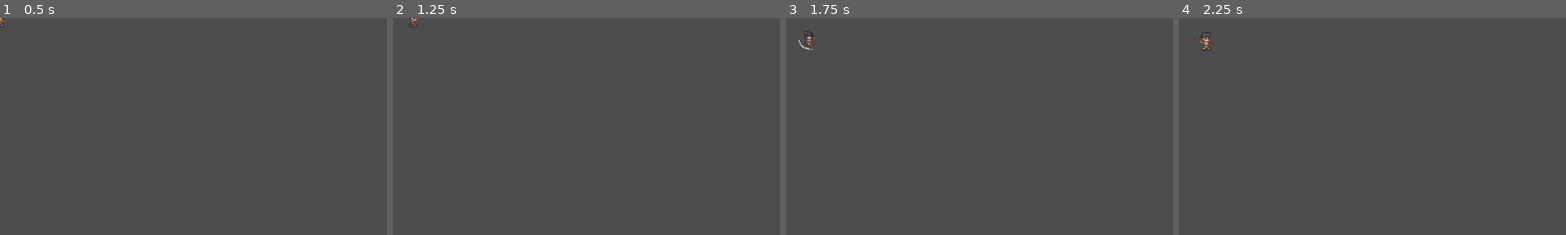
Above: before the commit, frames 1-4 (left to right).
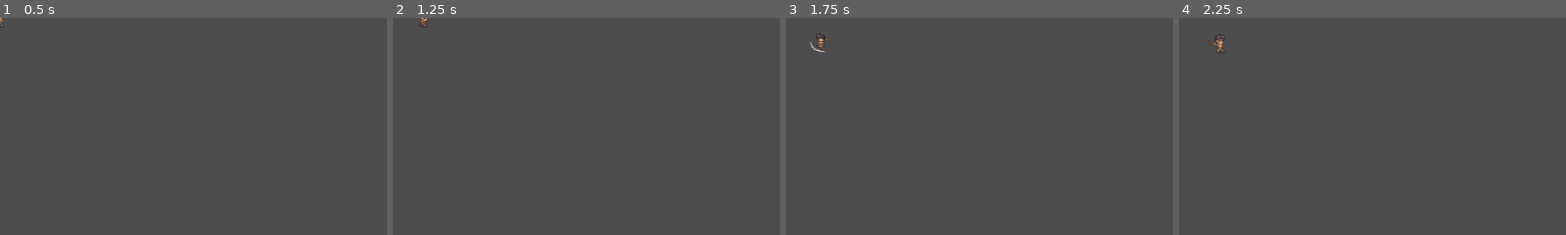
Above: after the commit, the same moments.

Repository: ethanloinguyen/Blade-of-Oneiros
Game: Godot game, scene res://world.tscn
Two runs of this game, one before a commit and one after it. Both use one fixed random seed, a clock stepped at 60 frames per second and the inputs below.
Inputs (mouse positions are % of the whole screen's width and height, from its top left):
- Up to frame 1 (0.5 s): no input
- Up to frame 2 (1.25 s): tap Enter at 0.5 s; move the mouse to (72, 45) at 0.52 s; hold D (ui_right) from 0.53 s (still down); hold Shift (run) from 0.53 s (still down); click (72, 45) at 0.6 s
- Up to frame 3 (1.75 s): tap Space at 1.25 s; move the mouse to (30, 55) at 1.27 s; release D (ui_right) at 1.28 s; release Shift (run) at 1.28 s; hold S (ui_down) from 1.28 s (still down); tap Shift (run) at 1.35 s; click (30, 55) at 1.55 s
- Up to frame 4 (2.25 s): tap Enter at 2 s; move the mouse to (60, 28) at 2.02 s; release S (ui_down) at 2.03 s; hold D (ui_right) from 2.03 s (still down); hold Shift (run) from 2.03 s (still down); click (60, 28) at 2.1 s
The pictures show only the part of the screen within x 0-50%, y 0-50%; the shares and areas given below are measured in that part.

Frame 1 is identical in both runs. In frame 2, 0.1% of the frame differs, in the area x 4-9%, y 0-4%; in frame 3, 0.3%, in the area x 3-11%, y 5-16%; in frame 4, 0.2%.

Commit message:
Fix running velocity and add death/hurt animation to sprite

Diff:
--- a/Blade-of-Oneiros/scenes/swordsman.tscn
+++ b/Blade-of-Oneiros/scenes/swordsman.tscn
@@ -1,8 +1,10 @@
-[gd_scene load_steps=142 format=3 uid="uid://b4d7n8ekaqidh"]
+[gd_scene load_steps=192 format=3 uid="uid://b4d7n8ekaqidh"]
 
 [ext_resource type="Script" uid="uid://luse2aynsuip" path="res://scripts/player.gd" id="1_yb8h7"]
 [ext_resource type="Texture2D" uid="uid://3i8c5g7kbkfv" path="res://assets/Swordsman/With_shadow/Swordsman_lvl1_attack_with_shadow.png" id="2_ijtsf"]
+[ext_resource type="Texture2D" uid="uid://byni5gt8gfgy4" path="res://assets/Swordsman/With_shadow/Swordsman_lvl1_Hurt_with_shadow.png" id="3_jtonm"]
 [ext_resource type="Texture2D" uid="uid://bc5kw3v40vtpi" path="res://assets/Swordsman/With_shadow/Swordsman_lvl1_Idle_with_shadow.png" id="3_soak2"]
+[ext_resource type="Texture2D" uid="uid://xkt2xsretiat" path="res://assets/Swordsman/With_shadow/Swordsman_lvl1_Death_with_shadow.png" id="3_xauwr"]
 [ext_resource type="Texture2D" uid="uid://dk7y3f6favlp6" path="res://assets/Swordsman/With_shadow/Swordsman_lvl1_Walk_with_shadow.png" id="4_1ysh6"]
 [ext_resource type="Texture2D" uid="uid://coyhkobrcgmg" path="res://assets/Swordsman/With_shadow/Swordsman_lvl1_Run_with_shadow.png" id="4_s1psh"]
 
@@ -142,6 +144,198 @@
 [sub_resource type="AtlasTexture" id="AtlasTexture_facbu"]
 atlas = ExtResource("2_ijtsf")
 region = Rect2(448, 192, 64, 64)
+
+[sub_resource type="AtlasTexture" id="AtlasTexture_ec77p"]
+atlas = ExtResource("3_xauwr")
+region = Rect2(0, 0, 64, 64)
+
+[sub_resource type="AtlasTexture" id="AtlasTexture_hxh2h"]
+atlas = ExtResource("3_xauwr")
+region = Rect2(64, 0, 64, 64)
+
+[sub_resource type="AtlasTexture" id="AtlasTexture_g14o3"]
+atlas = ExtResource("3_xauwr")
+region = Rect2(128, 0, 64, 64)
+
+[sub_resource type="AtlasTexture" id="AtlasTexture_s1n28"]
+atlas = ExtResource("3_xauwr")
+region = Rect2(192, 0, 64, 64)
+
+[sub_resource type="AtlasTexture" id="AtlasTexture_thiso"]
+atlas = ExtResource("3_xauwr")
+region = Rect2(256, 0, 64, 64)
+
+[sub_resource type="AtlasTexture" id="AtlasTexture_nkoiy"]
+atlas = ExtResource("3_xauwr")
+region = Rect2(320, 0, 64, 64)
+
+[sub_resource type="AtlasTexture" id="AtlasTexture_uloju"]
+atlas = ExtResource("3_xauwr")
+region = Rect2(384, 0, 64, 64)
+
+[sub_resource type="AtlasTexture" id="AtlasTexture_3w18f"]
+atlas = ExtResource("3_xauwr")
+region = Rect2(0, 64, 64, 64)
+
+[sub_resource type="AtlasTexture" id="AtlasTexture_c5k8w"]
+atlas = ExtResource("3_xauwr")
+region = Rect2(64, 64, 64, 64)
+
+[sub_resource type="AtlasTexture" id="AtlasTexture_2ehxk"]
+atlas = ExtResource("3_xauwr")
+region = Rect2(128, 64, 64, 64)
+
+[sub_resource type="AtlasTexture" id="AtlasTexture_51vcl"]
+atlas = ExtResource("3_xauwr")
+region = Rect2(192, 64, 64, 64)
+
+[sub_resource type="AtlasTexture" id="AtlasTexture_li4hg"]
+atlas = ExtResource("3_xauwr")
+region = Rect2(256, 64, 64, 64)
+
+[sub_resource type="AtlasTexture" id="AtlasTexture_hodvn"]
+atlas = ExtResource("3_xauwr")
+region = Rect2(320, 64, 64, 64)
+
+[sub_resource type="AtlasTexture" id="AtlasTexture_vj8p6"]
+atlas = ExtResource("3_xauwr")
+region = Rect2(384, 64, 64, 64)
+
+[sub_resource type="AtlasTexture" id="AtlasTexture_1r58x"]
+atlas = ExtResource("3_xauwr")
+region = Rect2(0, 128, 64, 64)
+
+[sub_resource type="AtlasTexture" id="AtlasTexture_mksfb"]
+atlas = ExtResource("3_xauwr")
+region = Rect2(64, 128, 64, 64)
+
+[sub_resource type="AtlasTexture" id="AtlasTexture_i568d"]
+atlas = ExtResource("3_xauwr")
+region = Rect2(128, 128, 64, 64)
+
+[sub_resource type="AtlasTexture" id="AtlasTexture_4edxn"]
+atlas = ExtResource("3_xauwr")
+region = Rect2(192, 128, 64, 64)
+
+[sub_resource type="AtlasTexture" id="AtlasTexture_m4ri4"]
+atlas = ExtResource("3_xauwr")
+region = Rect2(256, 128, 64, 64)
+
+[sub_resource type="AtlasTexture" id="AtlasTexture_3n5j8"]
+atlas = ExtResource("3_xauwr")
+region = Rect2(320, 128, 64, 64)
+
+[sub_resource type="AtlasTexture" id="AtlasTexture_41ig1"]
+atlas = ExtResource("3_xauwr")
+region = Rect2(384, 128, 64, 64)
+
+[sub_resource type="AtlasTexture" id="AtlasTexture_qq36u"]
+atlas = ExtResource("3_xauwr")
+region = Rect2(0, 192, 64, 64)
+
+[sub_resource type="AtlasTexture" id="AtlasTexture_q7ukp"]
+atlas = ExtResource("3_xauwr")
+region = Rect2(64, 192, 64, 64)
+
+[sub_resource type="AtlasTexture" id="AtlasTexture_wcpye"]
+atlas = ExtResource("3_xauwr")
+region = Rect2(128, 192, 64, 64)
+
+[sub_resource type="AtlasTexture" id="AtlasTexture_3d4wr"]
+atlas = ExtResource("3_xauwr")
+region = Rect2(192, 192, 64, 64)
+
+[sub_resource type="AtlasTexture" id="AtlasTexture_v4fri"]
+atlas = ExtResource("3_xauwr")
+region = Rect2(256, 192, 64, 64)
+
+[sub_resource type="AtlasTexture" id="AtlasTexture_fwb8c"]
+atlas = ExtResource("3_xauwr")
+region = Rect2(320, 192, 64, 64)
+
+[sub_resource type="AtlasTexture" id="AtlasTexture_qrnx1"]
+atlas = ExtResource("3_xauwr")
+region = Rect2(384, 192, 64, 64)
+
+[sub_resource type="AtlasTexture" id="AtlasTexture_4rvpn"]
+atlas = ExtResource("3_jtonm")
+region = Rect2(0, 0, 64, 64)
+
+[sub_resource type="AtlasTexture" id="AtlasTexture_mktrd"]
+atlas = ExtResource("3_jtonm")
+region = Rect2(64, 0, 64, 64)
+
+[sub_resource type="AtlasTexture" id="AtlasTexture_n8ud3"]
+atlas = ExtResource("3_jtonm")
+region = Rect2(128, 0, 64, 64)
+
+[sub_resource type="AtlasTexture" id="AtlasTexture_um5ev"]
+atlas = ExtResource("3_jtonm")
+region = Rect2(192, 0, 64, 64)
+
+[sub_resource type="AtlasTexture" id="AtlasTexture_5jjdc"]
+atlas = ExtResource("3_jtonm")
+region = Rect2(256, 0, 64, 64)
+
+[sub_resource type="AtlasTexture" id="AtlasTexture_jgi4d"]
+atlas = ExtResource("3_jtonm")
+region = Rect2(0, 64, 64, 64)
+
+[sub_resource type="AtlasTexture" id="AtlasTexture_aeqmg"]
+atlas = ExtResource("3_jtonm")
+region = Rect2(64, 64, 64, 64)
+
+[sub_resource type="AtlasTexture" id="AtlasTexture_tkdnu"]
+atlas = ExtResource("3_jtonm")
+region = Rect2(128, 64, 64, 64)
+
+[sub_resource type="AtlasTexture" id="AtlasTexture_4i1br"]
+atlas = ExtResource("3_jtonm")
+region = Rect2(192, 64, 64, 64)
+
+[sub_resource type="AtlasTexture" id="AtlasTexture_ly246"]
+atlas = ExtResource("3_jtonm")
+region = Rect2(256, 64, 64, 64)
+
+[sub_resource type="AtlasTexture" id="AtlasTexture_m7f0t"]
+atlas = ExtResource("3_jtonm")
+region = Rect2(0, 128, 64, 64)
+
+[sub_resource type="AtlasTexture" id="AtlasTexture_yfrr5"]
+atlas = ExtResource("3_jtonm")
+region = Rect2(64, 128, 64, 64)
+
+[sub_resource type="AtlasTexture" id="AtlasTexture_cgdps"]
+atlas = ExtResource("3_jtonm")
+region = Rect2(128, 128, 64, 64)
+
+[sub_resource type="AtlasTexture" id="AtlasTexture_l1gqf"]
+atlas = ExtResource("3_jtonm")
+region = Rect2(192, 128, 64, 64)
+
+[sub_resource type="AtlasTexture" id="AtlasTexture_mdfta"]
+atlas = ExtResource("3_jtonm")
+region = Rect2(256, 128, 64, 64)
+
+[sub_resource type="AtlasTexture" id="AtlasTexture_4ehhb"]
+atlas = ExtResource("3_jtonm")
+region = Rect2(0, 192, 64, 64)
+
+[sub_resource type="AtlasTexture" id="AtlasTexture_ql57g"]
+atlas = ExtResource("3_jtonm")
+region = Rect2(64, 192, 64, 64)
+
+[sub_resource type="AtlasTexture" id="AtlasTexture_0vova"]
+atlas = ExtResource("3_jtonm")
+region = Rect2(128, 192, 64, 64)
+
+[sub_resource type="AtlasTexture" id="AtlasTexture_ipklv"]
+atlas = ExtResource("3_jtonm")
+region = Rect2(192, 192, 64, 64)
+
+[sub_resource type="AtlasTexture" id="AtlasTexture_c2x0q"]
+atlas = ExtResource("3_jtonm")
+region = Rect2(256, 192, 64, 64)
 
 [sub_resource type="AtlasTexture" id="AtlasTexture_b1qrp"]
 atlas = ExtResource("3_soak2")
@@ -663,6 +857,190 @@
 }, {
 "frames": [{
 "duration": 1.0,
+"texture": SubResource("AtlasTexture_ec77p")
+}, {
+"duration": 1.0,
+"texture": SubResource("AtlasTexture_hxh2h")
+}, {
+"duration": 1.0,
+"texture": SubResource("AtlasTexture_g14o3")
+}, {
+"duration": 1.0,
+"texture": SubResource("AtlasTexture_s1n28")
+}, {
+"duration": 1.0,
+"texture": SubResource("AtlasTexture_thiso")
+}, {
+"duration": 1.0,
+"texture": SubResource("AtlasTexture_nkoiy")
+}, {
+"duration": 1.0,
+"texture": SubResource("AtlasTexture_uloju")
+}],
+"loop": true,
+"name": &"death_down",
+"speed": 5.0
+}, {
+"frames": [{
+"duration": 1.0,
+"texture": SubResource("AtlasTexture_3w18f")
+}, {
+"duration": 1.0,
+"texture": SubResource("AtlasTexture_c5k8w")
+}, {
+"duration": 1.0,
+"texture": SubResource("AtlasTexture_2ehxk")
+}, {
+"duration": 1.0,
+"texture": SubResource("AtlasTexture_51vcl")
+}, {
+"duration": 1.0,
+"texture": SubResource("AtlasTexture_li4hg")
+}, {
+"duration": 1.0,
+"texture": SubResource("AtlasTexture_hodvn")
+}, {
+"duration": 1.0,
+"texture": SubResource("AtlasTexture_vj8p6")
+}],
+"loop": true,
+"name": &"death_left",
+"speed": 5.0
+}, {
+"frames": [{
+"duration": 1.0,
+"texture": SubResource("AtlasTexture_1r58x")
+}, {
+"duration": 1.0,
+"texture": SubResource("AtlasTexture_mksfb")
+}, {
+"duration": 1.0,
+"texture": SubResource("AtlasTexture_i568d")
+}, {
+"duration": 1.0,
+"texture": SubResource("AtlasTexture_4edxn")
+}, {
+"duration": 1.0,
+"texture": SubResource("AtlasTexture_m4ri4")
+}, {
+"duration": 1.0,
+"texture": SubResource("AtlasTexture_3n5j8")
+}, {
+"duration": 1.0,
+"texture": SubResource("AtlasTexture_41ig1")
+}],
+"loop": true,
+"name": &"death_right",
+"speed": 5.0
+}, {
+"frames": [{
+"duration": 1.0,
+"texture": SubResource("AtlasTexture_qq36u")
+}, {
+"duration": 1.0,
+"texture": SubResource("AtlasTexture_q7ukp")
+}, {
+"duration": 1.0,
+"texture": SubResource("AtlasTexture_wcpye")
+}, {
+"duration": 1.0,
+"texture": SubResource("AtlasTexture_3d4wr")
+}, {
+"duration": 1.0,
+"texture": SubResource("AtlasTexture_v4fri")
+}, {
+"duration": 1.0,
+"texture": SubResource("AtlasTexture_fwb8c")
+}, {
+"duration": 1.0,
+"texture": SubResource("AtlasTexture_qrnx1")
+}],
+"loop": true,
+"name": &"death_up",
+"speed": 5.0
+}, {
+"frames": [{
+"duration": 1.0,
+"texture": SubResource("AtlasTexture_4rvpn")
+}, {
+"duration": 1.0,
+"texture": SubResource("AtlasTexture_mktrd")
+}, {
+"duration": 1.0,
+"texture": SubResource("AtlasTexture_n8ud3")
+}, {
+"duration": 1.0,
+"texture": SubResource("AtlasTexture_um5ev")
+}, {
+"duration": 1.0,
+"texture": SubResource("AtlasTexture_5jjdc")
+}],
+"loop": true,
+"name": &"hurt_down",
+"speed": 5.0
+}, {
+"frames": [{
+"duration": 1.0,
+"texture": SubResource("AtlasTexture_jgi4d")
+}, {
+"duration": 1.0,
+"texture": SubResource("AtlasTexture_aeqmg")
+}, {
+"duration": 1.0,
+"texture": SubResource("AtlasTexture_tkdnu")
+}, {
+"duration": 1.0,
+"texture": SubResource("AtlasTexture_4i1br")
+}, {
+"duration": 1.0,
+"texture": SubResource("AtlasTexture_ly246")
+}],
+"loop": true,
+"name": &"hurt_left",
+"speed": 5.0
+}, {
+"frames": [{
+"duration": 1.0,
+"texture": SubResource("AtlasTexture_m7f0t")
+}, {
+"duration": 1.0,
+"texture": SubResource("AtlasTexture_yfrr5")
+}, {
+"duration": 1.0,
+"texture": SubResource("AtlasTexture_cgdps")
+}, {
+"duration": 1.0,
+"texture": SubResource("AtlasTexture_l1gqf")
+}, {
+"duration": 1.0,
+"texture": SubResource("AtlasTexture_mdfta")
+}],
+"loop": true,
+"name": &"hurt_right",
+"speed": 5.0
+}, {
+"frames": [{
+"duration": 1.0,
+"texture": SubResource("AtlasTexture_4ehhb")
+}, {
+"duration": 1.0,
+"texture": SubResource("AtlasTexture_ql57g")
+}, {
+"duration": 1.0,
+"texture": SubResource("AtlasTexture_0vova")
+}, {
+"duration": 1.0,
+"texture": SubResource("AtlasTexture_ipklv")
+}, {
+"duration": 1.0,
+"texture": SubResource("AtlasTexture_c2x0q")
+}],
+"loop": true,
+"name": &"hurt_up",
+"speed": 5.0
+}, {
+"frames": [{
+"duration": 1.0,
 "texture": SubResource("AtlasTexture_b1qrp")
 }, {
 "duration": 1.0,
@@ -1044,4 +1422,4 @@
 
 [node name="AnimatedSprite2D" type="AnimatedSprite2D" parent="."]
 sprite_frames = SubResource("SpriteFrames_4obbf")
-animation = &"attack_down"
+animation = &"death_up"
--- a/Blade-of-Oneiros/scripts/Commands/Swordsman/move_command.gd
+++ b/Blade-of-Oneiros/scripts/Commands/Swordsman/move_command.gd
@@ -3,11 +3,6 @@
 
 
 func execute(character: Character) -> Status:
-	if Input.is_action_pressed("run"):
-		character.running = true
-	else:
-		character.running = false
-
 	if Input.is_action_pressed("ui_up"):
 		character.change_facing(Character.Facing.UP)
 	if Input.is_action_pressed("ui_down"):
@@ -17,11 +12,18 @@
 	if Input.is_action_pressed("ui_right"):
 		character.change_facing(Character.Facing.RIGHT)
 
-	character.velocity.x += character.direction.x * character.move_speed
-	character.velocity.y += character.direction.y * character.move_speed
+	if Input.is_action_pressed("run"):
+		character.running = true
+	else:
+		character.running = false
 
 	if character.running:
+		character.velocity.x += character.direction.x * character.run_speed
+		character.velocity.y += character.direction.y * character.run_speed
 		character.play_animation("run")
 	else:
+		character.velocity.x += character.direction.x * character.move_speed
+		character.velocity.y += character.direction.y * character.move_speed
 		character.play_animation("walk")
+
 	return Status.DONE
